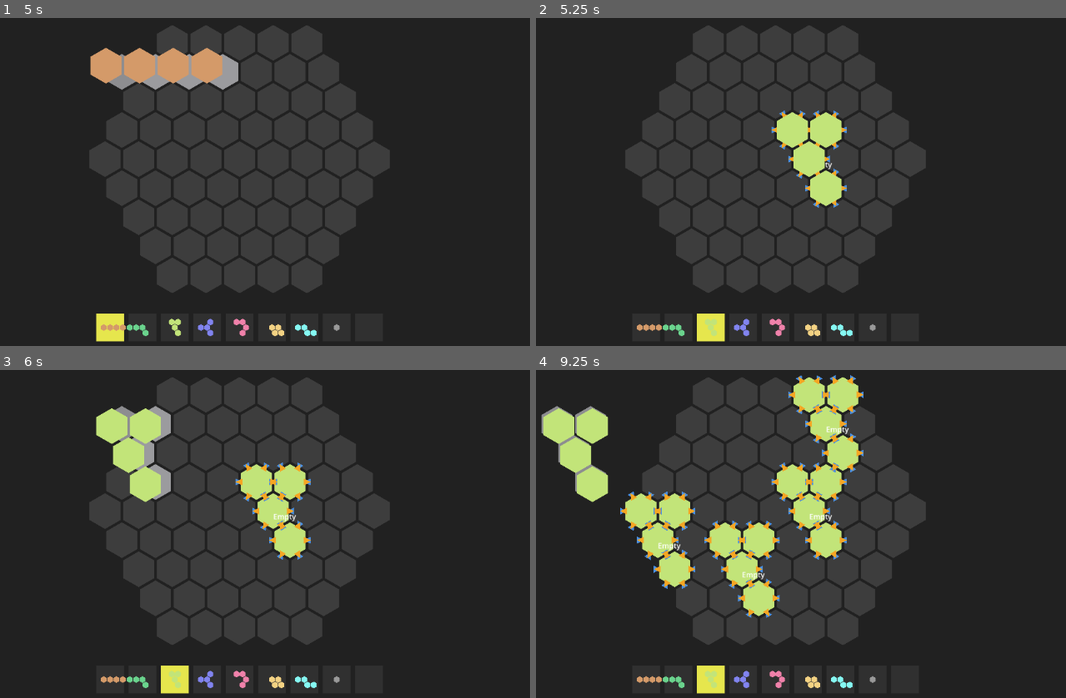
Above: before the commit, frames 1-4 (two rows, left to right).
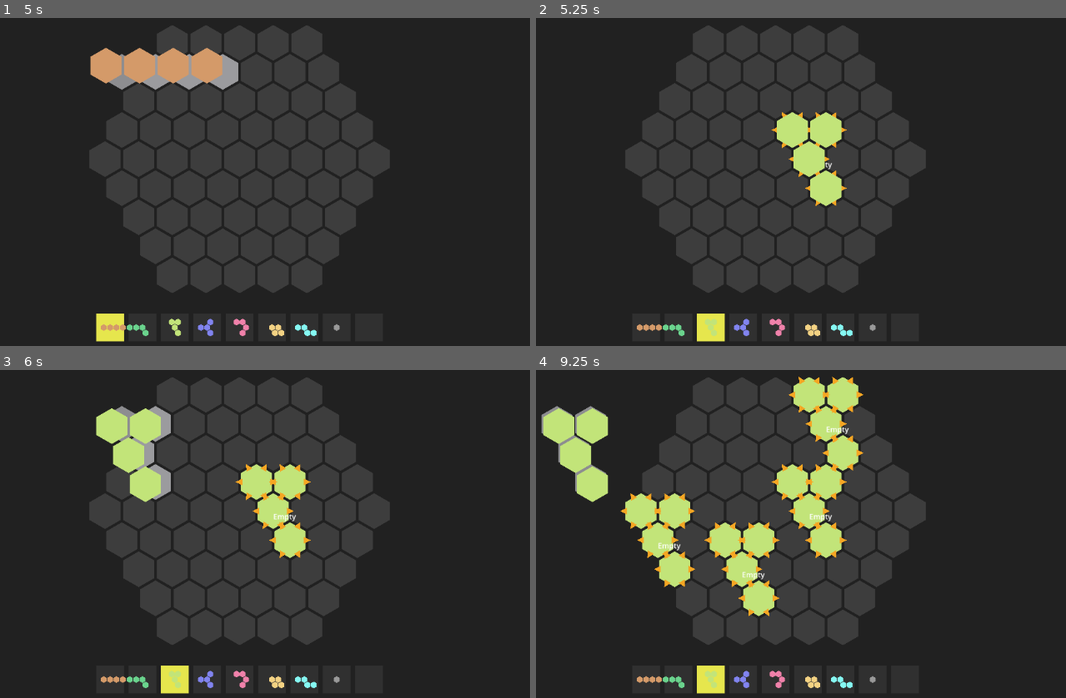
Above: after the commit, the same moments.

Repository: shuhei0916/hex-world
Game: Godot game, scene res://scenes/main/main.tscn
Same seed, same stepped clock (60 frames per second), same inputs: the game is played once before the commit and once after it.
Inputs (mouse positions are in pixels of both pictures, inside the frame that each line leads up to):
- Up to frame 1 (5 s): tap Enter at 0.5, 2, 3.5 s; move the mouse to (386, 139) at 0.52 s; hold R (rotate_piece) 0.53-1.25 s; click (386, 139) at 0.67 s; tap Space at 1.25, 2.75, 4.25 s; drag from (106, 178) to (206, 234) at 1.27 s; move the mouse to (307, 77) at 2.02 s; tap Alt at 2.1 s; click (307, 77) at 2.17 s; drag from (206, 234) to (42, 103) at 2.77 s; move the mouse to (439, 214) at 3.52 s; tap 1 at 3.6 s; click (439, 214) at 3.67 s; drag from (42, 103) to (137, 67) at 4.27 s
- Up to frame 2 (5.25 s): move the mouse to (806, 159) at 5.02 s; tap 3 at 5.1 s; click (806, 159) at 5.17 s
- Up to frame 3 (6 s): drag from (137, 419) to (106, 530) at 5.77 s
- Up to frame 4 (9.25 s): move the mouse to (922, 491) at 6.52 s; hold Shift 6.53-7.25 s; click (922, 491) at 6.67 s; drag from (642, 530) to (742, 586) at 7.27 s; move the mouse to (843, 429) at 8.02 s; tap Ctrl at 8.1 s; click (843, 429) at 8.17 s; drag from (742, 586) to (578, 455) at 8.77 s

Frame 1 is identical in both runs. In frame 2, 0.1% of the frame differs, in the area x 44-59%, y 28-58%; in frame 3, 0.2%; in frame 4, 0.8%, in the area x 15-62%, y 1-76%.

Commit message:
refactor: remove input port definitions and visualization logic

Diff:
--- a/scenes/components/piece/piece.gd
+++ b/scenes/components/piece/piece.gd
@@ -151,17 +151,6 @@
 	# Layout定義 (GridManagerと同じ設定)
 	var layout = Layout.new(Layout.layout_pointy, Vector2(42.0, 42.0), Vector2.ZERO)
 
-	# 入力ポート (青系)
-	for port in get_input_ports():
-		var center_pos = Layout.hex_to_pixel(layout, port.hex)
-		var neighbor_hex = Hex.neighbor(port.hex, port.direction)
-		var neighbor_pos = Layout.hex_to_pixel(layout, neighbor_hex)
-		var angle = (neighbor_pos - center_pos).angle()
-
-		params.append(
-			{"position": center_pos, "rotation": angle, "type": "in", "color": Color("#4A90E2")}  # 明るい青
-		)
-
 	# 出力ポート (オレンジ系)
 	for port in get_output_ports():
 		var center_pos = Layout.hex_to_pixel(layout, port.hex)
@@ -179,10 +168,10 @@
 func _draw():
 	var params = get_port_visual_params()
 	for p in params:
-		_draw_arrow(p.position, p.rotation, p.color, p.type == "in")
-
-
-func _draw_arrow(pos: Vector2, rot: float, color: Color, is_input: bool):
+		_draw_arrow(p.position, p.rotation, p.color, false)
+
+
+func _draw_arrow(pos: Vector2, rot: float, color: Color, _is_input: bool):
 	var arrow_size = 15.0
 	var offset = 30.0  # ヘックスの中心からのオフセット
 
@@ -191,29 +180,15 @@
 	var arrow_pos = Vector2(offset, 0)
 	var points = PackedVector2Array()
 
-	if is_input:
-		# 入力矢印 (中心に向かう)
-		points.append(arrow_pos + Vector2(0, 0))
-		points.append(arrow_pos + Vector2(arrow_size, -arrow_size / 2))
-		points.append(arrow_pos + Vector2(arrow_size, arrow_size / 2))
-	else:
-		# 出力矢印 (外に向かう)
-		points.append(arrow_pos + Vector2(arrow_size, 0))
-		points.append(arrow_pos + Vector2(0, -arrow_size / 2))
-		points.append(arrow_pos + Vector2(0, arrow_size / 2))
+	# 出力矢印 (外に向かう)
+	points.append(arrow_pos + Vector2(arrow_size, 0))
+	points.append(arrow_pos + Vector2(0, -arrow_size / 2))
+	points.append(arrow_pos + Vector2(0, arrow_size / 2))
 
 	draw_colored_polygon(points, color)
 
 	# トランスフォームをリセット
 	draw_set_transform(Vector2.ZERO, 0, Vector2.ONE)
-
-
-func get_input_ports() -> Array:
-	if piece_type == -1 or not PieceShapes.PieceData.definitions.has(piece_type):
-		return []
-
-	var static_ports = PieceShapes.PieceData.definitions[piece_type].input_ports
-	return _get_rotated_ports(static_ports)
 
 
 func get_output_ports() -> Array:
--- a/scenes/utils/piece_shapes.gd
+++ b/scenes/utils/piece_shapes.gd
@@ -25,24 +25,16 @@
 
 	var color: Color
 
-	var input_ports: Array = []  # Array of Dictionary { "hex": Hex, "direction": int }
-
 	var output_ports: Array = []  # Array of Dictionary { "hex": Hex, "direction": int }
 
 	var default_recipe_id: String = ""
 
 	func _init(
-		hex_shape: Array[Hex],
-		hex_color: Color,
-		inputs: Array = [],
-		outputs: Array = [],
-		recipe_id: String = ""
+		hex_shape: Array[Hex], hex_color: Color, outputs: Array = [], recipe_id: String = ""
 	):
 		shape = hex_shape
 
 		color = hex_color
-
-		input_ports = inputs
 
 		output_ports = outputs
 
@@ -58,15 +50,13 @@
 		PieceDefinition.new(
 			[Hex.new(-1, 0, 1), Hex.new(0, 0, 0), Hex.new(1, 0, -1), Hex.new(2, 0, -2)],
 			Color("#D49A69"),
-			[{"hex": Hex.new(-1, 0, 1), "direction": 3}],  # Input at tail
 			[{"hex": Hex.new(2, 0, -2), "direction": 0}]  # Output at head
 		),
 		PieceType.WORM:
 		PieceDefinition.new(
 			[Hex.new(-2, 0, 2), Hex.new(-1, 0, 1), Hex.new(0, 0, 0), Hex.new(0, 1, -1)],
 			Color("#6AD38D"),
-			[{"hex": Hex.new(-2, 0, 2), "direction": 3}],  # Input
-			[{"hex": Hex.new(0, 0, 0), "direction": 0}],  # Output (changed to origin for easier connection)
+			[{"hex": Hex.new(0, 0, 0), "direction": 0}],  # Output
 			"smelt_iron_ingot"
 		),
 		PieceType.PISTOL:
@@ -75,26 +65,19 @@
 			Color("#C2E479"),
 			_generate_all_external_ports(
 				[Hex.new(1, -1, 0), Hex.new(0, -1, 1), Hex.new(0, 0, 0), Hex.new(0, 1, -1)]
-			),
-			_generate_all_external_ports(
-				[Hex.new(1, -1, 0), Hex.new(0, -1, 1), Hex.new(0, 0, 0), Hex.new(0, 1, -1)]
 			)
 		),
 		PieceType.PROPELLER:
 		PieceDefinition.new(
 			[Hex.new(0, 0, 0), Hex.new(-1, 0, 1), Hex.new(0, 1, -1), Hex.new(1, -1, 0)],
 			Color("#8184F0"),
-			[{"hex": Hex.new(-1, 0, 1), "direction": 3}],  # Input
-			[{"hex": Hex.new(0, 0, 0), "direction": 0}],  # Output (changed to origin for easier connection)
+			[{"hex": Hex.new(0, 0, 0), "direction": 0}],  # Output
 			"assemble_iron_plate"
 		),
 		PieceType.ARCH:
 		PieceDefinition.new(
 			[Hex.new(0, -1, 1), Hex.new(1, -1, 0), Hex.new(1, 0, -1), Hex.new(0, 1, -1)],
 			Color("#F081AA"),
-			_generate_all_external_ports(
-				[Hex.new(0, -1, 1), Hex.new(1, -1, 0), Hex.new(1, 0, -1), Hex.new(0, 1, -1)]
-			),
 			_generate_all_external_ports(
 				[Hex.new(0, -1, 1), Hex.new(1, -1, 0), Hex.new(1, 0, -1), Hex.new(0, 1, -1)]
 			)
@@ -105,9 +88,6 @@
 			Color("#F3D283"),
 			_generate_all_external_ports(
 				[Hex.new(0, 0, 0), Hex.new(0, 1, -1), Hex.new(1, 0, -1), Hex.new(1, 1, -2)]
-			),
-			_generate_all_external_ports(
-				[Hex.new(0, 0, 0), Hex.new(0, 1, -1), Hex.new(1, 0, -1), Hex.new(1, 1, -2)]
 			)
 		),
 		PieceType.WAVE:
@@ -116,30 +96,21 @@
 			Color("#85F7F2"),
 			_generate_all_external_ports(
 				[Hex.new(-1, 0, 1), Hex.new(0, 0, 0), Hex.new(0, 1, -1), Hex.new(1, 1, -2)]
-			),
-			_generate_all_external_ports(
-				[Hex.new(-1, 0, 1), Hex.new(0, 0, 0), Hex.new(0, 1, -1), Hex.new(1, 1, -2)]
 			)
 		),
 		PieceType.CHEST:
 		PieceDefinition.new(
-			[Hex.new(0, 0, 0)],
-			Color("#999999"),  # グレー系の色
-			_generate_all_external_ports([Hex.new(0, 0, 0)]),
-			_generate_all_external_ports([Hex.new(0, 0, 0)])
+			[Hex.new(0, 0, 0)], Color("#999999"), _generate_all_external_ports([Hex.new(0, 0, 0)])  # グレー系の色
 		),
 		# --- Test-only definitions ---
 		PieceType.TEST_OUT:
 		PieceDefinition.new(
-			[Hex.new(0, 0, 0)], Color.WHITE, [], [{"hex": Hex.new(0, 0, 0), "direction": 0}]
+			[Hex.new(0, 0, 0)], Color.WHITE, [{"hex": Hex.new(0, 0, 0), "direction": 0}]
 		),
-		PieceType.TEST_IN:
-		PieceDefinition.new(
-			[Hex.new(0, 0, 0)], Color.WHITE, [{"hex": Hex.new(0, 0, 0), "direction": 3}], []
-		),
+		PieceType.TEST_IN: PieceDefinition.new([Hex.new(0, 0, 0)], Color.WHITE, []),
 		PieceType.TEST_OUT_WRONG_DIR:
 		PieceDefinition.new(
-			[Hex.new(0, 0, 0)], Color.WHITE, [], [{"hex": Hex.new(0, 0, 0), "direction": 1}]
+			[Hex.new(0, 0, 0)], Color.WHITE, [{"hex": Hex.new(0, 0, 0), "direction": 1}]
 		),
 	}
 
--- a/tests/test_piece.gd
+++ b/tests/test_piece.gd
@@ -285,22 +285,24 @@
 
 	const Types = PieceShapes.PieceType
 
-	func test_デフォルトでは入出力ポートは空_または定義に従う():
+	func test_デフォルトでは出力ポートは定義に従う():
 		var piece = Piece.new()
+
 		# タイプが未設定(-1)の場合は空であるべき
-		assert_eq(piece.get_input_ports().size(), 0, "Undefined type should have no input ports")
+
 		assert_eq(piece.get_output_ports().size(), 0, "Undefined type should have no output ports")
 
-	func test_ピースタイプに応じたポート定義を取得できる():
+	func test_ピースタイプに応じた出力ポート定義を取得できる():
 		var piece = Piece.new()
+
 		var data = {"type": Types.CHEST, "hex_coordinates": [Hex.new(0, 0)]}
+
 		piece.setup(data)
 
-		var inputs = piece.get_input_ports()
 		var outputs = piece.get_output_ports()
 
 		# 現時点ではArrayが返ってくること（nullでないこと）を確認
-		assert_not_null(inputs, "Input ports should return an array")
+
 		assert_not_null(outputs, "Output ports should return an array")
 
 
@@ -308,86 +310,73 @@
 	extends GutTest
 
 	const Types = PieceShapes.PieceType
+
 	var grid_manager: GridManager
+
 	var piece_a: Piece
+
 	var piece_b: Piece
+
 	var piece_c: Piece
 
 	func before_each():
 		grid_manager = GridManager.new()
+
 		add_child_autofree(grid_manager)
+
 		grid_manager.create_hex_grid(3)
 
 		# テスト用のPieceを配置
+
 		# A: (0,0)に配置, TEST_OUT (方向0に出力)
+
 		grid_manager.place_piece([Hex.new(0, 0)], Hex.new(0, 0), Color.WHITE, Types.TEST_OUT)
-		# B: (1,0)に配置, TEST_IN (方向3に入力)
+
+		# B: (1,0)に配置, TEST_IN (現在は単なる空のピース)
+
 		grid_manager.place_piece([Hex.new(0, 0)], Hex.new(1, 0, -1), Color.WHITE, Types.TEST_IN)
+
 		# C: (2,0)に配置, TEST_OUT_WRONG_DIR (方向1に出力)
+
 		grid_manager.place_piece(
 			[Hex.new(0, 0)], Hex.new(2, 0, -2), Color.WHITE, Types.TEST_OUT_WRONG_DIR
 		)
 
 		piece_a = grid_manager.get_piece_at_hex(Hex.new(0, 0, 0))
+
 		piece_b = grid_manager.get_piece_at_hex(Hex.new(1, 0, -1))
+
 		piece_c = grid_manager.get_piece_at_hex(Hex.new(2, 0, -2))
 
-	func test_ポートが対面かつ正しいペアなら接続可能():
+	func test_出力ポートが相手の方向を向いていれば接続可能():
 		# piece_a は piece_b の方向0にいる
-		# piece_aは(0,0)にいて、bは(1,0,-1)にいる
-		# aから見たbの方向は0
+
 		var direction_to_b = 0
+
 		assert_true(
-			piece_a.can_push_to(piece_b, direction_to_b), "A (out) should be able to push to B (in)"
+			piece_a.can_push_to(piece_b, direction_to_b), "A (out) should be able to push to B"
 		)
 
-		var direction_to_a = 3
-		assert_false(
-			piece_b.can_push_to(piece_a, direction_to_a),
-			"B (in) should not be able to push to A (out)"
-		)
-
-	func test_ポートが対面でもペアが不正なら接続不可_でも緩和ルールでは接続可能():
-		# piece_a と piece_c は両方出力
-		# 緩和ルールでは、相手がそこに存在すればInputポートの有無に関わらず受け入れる
+	func test_出力ポートが対面でも相手がそこに存在すれば接続可能():
+		# piece_a(0,0, out:0) -> B(1,0, out:0)
+
+		# BをTEST_OUTに差し替える
+
 		grid_manager.remove_piece_at(piece_b.hex_coordinates[0])
+
 		grid_manager.place_piece([Hex.new(0, 0)], Hex.new(1, 0, -1), Color.WHITE, Types.TEST_OUT)
+
 		var new_b = grid_manager.get_piece_at_hex(Hex.new(1, 0, -1))
 
-		assert_true(
-			piece_a.can_push_to(new_b, 0),
-			"Should connect even if target has no matching input port"
-		)
-
-	func test_ポートがずれている場合でも緩和ルールでは接続可能():
-		# piece_a(方向0出力) -> 方向0の隣接へ
-		# bをずれた入力ポートを持つように変更する
-		grid_manager.remove_piece_at(piece_b.hex_coordinates[0])
-		grid_manager.place_piece(
-			[Hex.new(0, 0)], Hex.new(1, 0, -1), Color.WHITE, Types.TEST_OUT_WRONG_DIR
-		)
-		var wrong_dir_b = grid_manager.get_piece_at_hex(Hex.new(1, 0, -1))
-		# wrong_dir_bは方向4(左下)に入力を持つとする
-		wrong_dir_b.get_input_ports().append({"hex": Hex.new(0, 0, 0), "direction": 4})
-		wrong_dir_b.get_output_ports().clear()
-
-		assert_true(
-			piece_a.can_push_to(wrong_dir_b, 0),
-			"Should connect even if target input port is misaligned"
-		)
+		assert_true(piece_a.can_push_to(new_b, 0), "Should connect even if target also has output")
 
 	func test_入力ポート定義がなくても受け取れる():
 		# A: TEST_OUT (方向0出力)
-		# B: TEST_OUT (入力ポートなし)
-		grid_manager.remove_piece_at(piece_b.hex_coordinates[0])
-		grid_manager.place_piece([Hex.new(0, 0)], Hex.new(1, 0, -1), Color.WHITE, Types.TEST_OUT)
-		var no_input_b = grid_manager.get_piece_at_hex(Hex.new(1, 0, -1))
-
-		# TEST_OUTは入力ポート定義を持たない
-		assert_eq(no_input_b.get_input_ports().size(), 0)
+
+		# B: TEST_IN (現在は入力ポート定義なし)
 
 		assert_true(
-			piece_a.can_push_to(no_input_b, 0), "Should connect to a piece with no input ports"
+			piece_a.can_push_to(piece_b, 0), "Should connect to a piece with no input ports"
 		)
 
 
@@ -398,51 +387,69 @@
 
 	func test_ポートはピースの回転に追従する():
 		var piece = Piece.new()
+
 		piece.setup({"type": Types.TEST_OUT})
+
 		add_child_autofree(piece)
 
 		# 初期状態: 出力は方向0
+
 		var initial_ports = piece.get_output_ports()
+
 		assert_eq(initial_ports.size(), 1)
+
 		assert_eq(initial_ports[0].direction, 0, "Initial direction should be 0")
 
 		# 1回右回転
+
 		piece.rotate_cw()
+
 		var rotated_ports = piece.get_output_ports()
+
 		assert_eq(rotated_ports.size(), 1)
+
 		assert_eq(rotated_ports[0].direction, 5, "Direction should be 5 after one rotation (CW)")
 
 		# もう1回右回転
+
 		piece.rotate_cw()
+
 		rotated_ports = piece.get_output_ports()
+
 		assert_eq(rotated_ports[0].direction, 4, "Direction should be 4 after two rotations")
 
 		# 6回回転すると元に戻る
+
 		for i in range(4):
 			piece.rotate_cw()
+
 		rotated_ports = piece.get_output_ports()
+
 		assert_eq(rotated_ports[0].direction, 0, "Direction should be 0 after 6 rotations")
 
 	func test_複数ヘックスを持つピースのポートも回転する():
 		var piece = Piece.new()
-		# BARの最初のポートは (-1,0,1) の dir 3 (入力) を想定
+
+		# BARの出力ポートは (2,0,-2) の dir 0 を想定
+
 		piece.setup({"type": Types.BAR})
-		add_child_autofree(piece)
-
-		var initial_port = piece.get_input_ports()[0]  # BARの入力ポート
+
+		add_child_autofree(piece)
+
+		var initial_port = piece.get_output_ports()[0]  # BARの出力ポート
 
 		piece.rotate_cw()
 
-		var rotated_port = piece.get_input_ports()[0]
-
-		# hex(-1,0,1) を右に1回回転(rotate_right)させると hex(0,-1,1) になる
+		var rotated_port = piece.get_output_ports()[0]
+
 		var expected_hex = Hex.rotate_right(initial_port.hex)
 
-		# 方向3 (左) を時計回りに1回回転させると 方向2 (左上) になるはず
-		# 3 -> 2
-		var expected_dir = 2
+		# 方向0 (右) を時計回りに1回回転させると 方向5 (右下) になるはず
+
+		var expected_dir = 5
 
 		assert_true(Hex.equals(rotated_port.hex, expected_hex), "Port hex should be rotated")
+
 		assert_eq(rotated_port.direction, expected_dir, "Port direction should be rotated")
 
 
@@ -453,42 +460,55 @@
 
 	func test_ポートの描画パラメータを計算できる():
 		var piece = Piece.new()
+
 		# TEST_OUT: (0,0)の方向0(右)に出力
+
 		piece.setup({"type": Types.TEST_OUT})
+
 		add_child_autofree(piece)
 
 		var params = piece.get_port_visual_params()
+
 		assert_eq(params.size(), 1, "Should have one set of params for the port")
 
 		if params.size() > 0:
 			var p = params[0]
+
 			assert_true(p.has("position"), "Should have position")
+
 			assert_true(p.has("rotation"), "Should have rotation")
-			assert_true(p.has("type"), "Should have port type (in/out)")
+
+			assert_eq(p.type, "out", "Should only have output ports")
 
 			# 方向0(右)なら、回転は0度(またはそれに相当するラジアン)
+
 			assert_almost_eq(p.rotation, 0.0, 0.01, "Direction 0 should have 0 rotation")
-			# (0,0)なら位置はほぼ原点(オフセットは考慮しうる)
-			assert_almost_eq(p.position.x, 0.0, 0.1)
-			assert_almost_eq(p.position.y, 0.0, 0.1)
 
 	func test_回転したポートの描画パラメータも正しく計算される():
 		var piece = Piece.new()
+
 		piece.setup({"type": Types.TEST_OUT})
+
 		add_child_autofree(piece)
 
 		# 1回回転 -> 方向5 (右下)
+
 		piece.rotate_cw()
 
 		var params = piece.get_port_visual_params()
+
 		if params.size() > 0:
 			var p = params[0]
+
 			# 方向5なら 60度 (PI/3 ラジアン)
+
 			assert_almost_eq(p.rotation, PI / 3.0, 0.01, "Direction 5 should have PI/3 rotation")
 
 
 class TestPieceProcessing:
 	extends GutTest
+
+# ... (rest of the file)
 
 	var piece: Piece
 
@@ -556,8 +576,7 @@
 		assert_not_null(piece.current_recipe, "レシピが設定されているべき")
 		assert_eq(piece.current_recipe.id, "smelt_iron_ingot", "鉄精錬レシピであるべき")
 
-	func test_WORMタイプは入出力ポートを持つ():
-		assert_gt(piece.get_input_ports().size(), 0, "入力ポートが必要")
+	func test_WORMタイプは出力ポートを持つ():
 		assert_gt(piece.get_output_ports().size(), 0, "出力ポートが必要")
 
 
@@ -576,6 +595,5 @@
 		assert_not_null(piece.current_recipe, "レシピが設定されているべき")
 		assert_eq(piece.current_recipe.id, "assemble_iron_plate", "鉄板製作レシピであるべき")
 
-	func test_PROPELLERタイプは入出力ポートを持つ():
-		assert_gt(piece.get_input_ports().size(), 0, "入力ポートが必要")
+	func test_PROPELLERタイプは出力ポートを持つ():
 		assert_gt(piece.get_output_ports().size(), 0, "出力ポートが必要")
--- a/tests/test_piece_shapes.gd
+++ b/tests/test_piece_shapes.gd
@@ -41,11 +41,10 @@
 	assert_true(Hex.equals(bar_def.shape[3], Hex.new(2, 0, -2)))
 
 
-func test_BAR形状は全方向に入出力ポートを持つ_暫定():
+func test_BAR形状はポートを持つ():
 	var bar_def = PieceShapes.PieceData.definitions[PieceShapes.PieceType.BAR]
 
-	# このテストは、BARの定義にポートが追加されるまでのRed状態を作るためのもの
-	assert_gt(bar_def.input_ports.size(), 0, "BAR should have input ports")
+	# Inputポートは撤廃されたのでOutputのみチェック
 	assert_gt(bar_def.output_ports.size(), 0, "BAR should have output ports")
 
 
